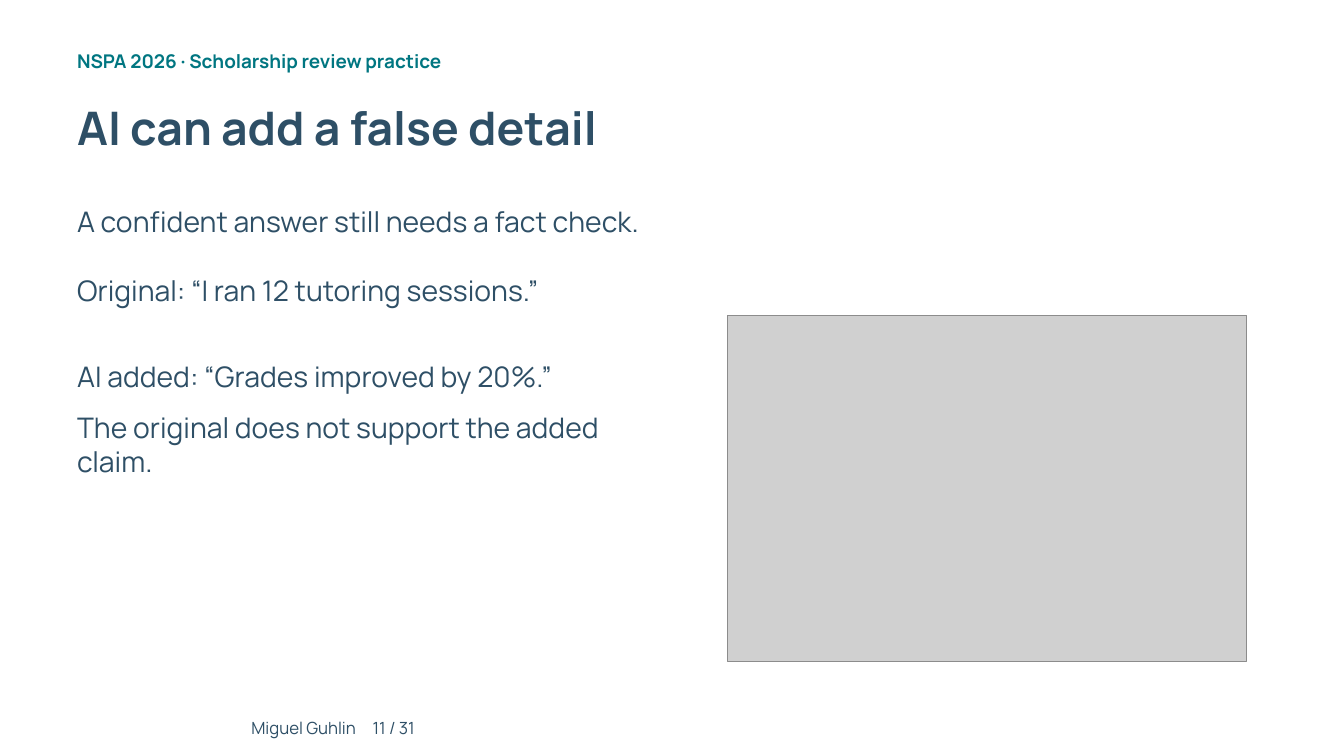
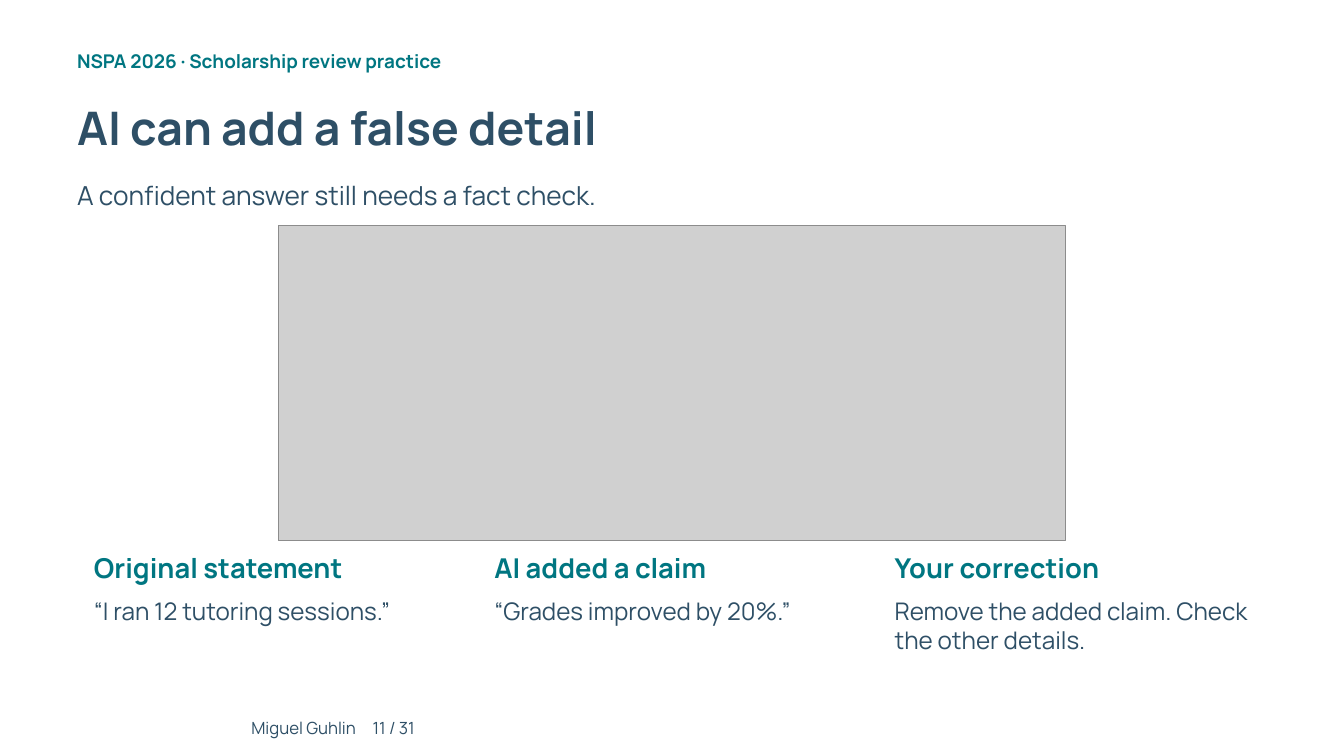
Before and after one commit to mguhlin/nspa, a slide deck: slide 11 of 2026/p/slides/ai-prompting-scholarship-review.pptx. Drawn at 1344x756 pixels with LibreOffice and Linux fonts; fonts in the diff are those of the drawing; grey boxes stand for pictures; background and template pictures are left out. Boxes give left, top, right and bottom in pixels: in the first picture for what was removed or moved away, otherwise in the second. Text is boxed around its words. In the diff, an @@ line names an element or a change of style, - is before the commit and + after.

```diff
--- a/2026/p/slides/ai-prompting-scholarship-review.pptx
+++ b/2026/p/slides/ai-prompting-scholarship-review.pptx
@@ text "A confident answer still needs ...": place and size @@
-text "A confident answer still needs ..." at (77, 211, 639, 233)
+text "A confident answer still needs ..." at (77, 185, 595, 206)
@@ text "A confident answer still needs ..." at (77, 185, 595, 206): size 20.2 to 18.8 pt @@
@@ picture added at (278, 226, 1066, 540) @@
@@ picture removed at (727, 315, 1247, 661) @@
@@ text removed at (77, 417, 599, 473) @@
-The original does not support the added claim.
@@ text added at (94, 558, 342, 585), 19.5 pt, text #007681, bold @@
+Original statement
@@ text added at (494, 558, 706, 579), 19.5 pt, text #007681, bold @@
+AI added a claim
@@ text added at (895, 558, 1099, 579), 19.5 pt, text #007681, bold @@
+Your correction
@@ text at (94, 602, 390, 626): text changed; size 20.2 to 17.2 pt @@
-Original: “I ran 12 tutoring sessions.”
+“I ran 12 tutoring sessions.”
@@ text at (494, 602, 791, 626): text changed; size 20.2 to 17.2 pt @@
-AI added: “Grades improved by 20%.”
+“Grades improved by 20%.”
@@ text added at (895, 602, 1247, 650), 17.2 pt, text #2E4F66 @@
+Remove the added claim. Check the other details.
```
Also in this commit, not shown: 16 other slides changed, 1 slide added, 1 slide removed, 41 other files.
